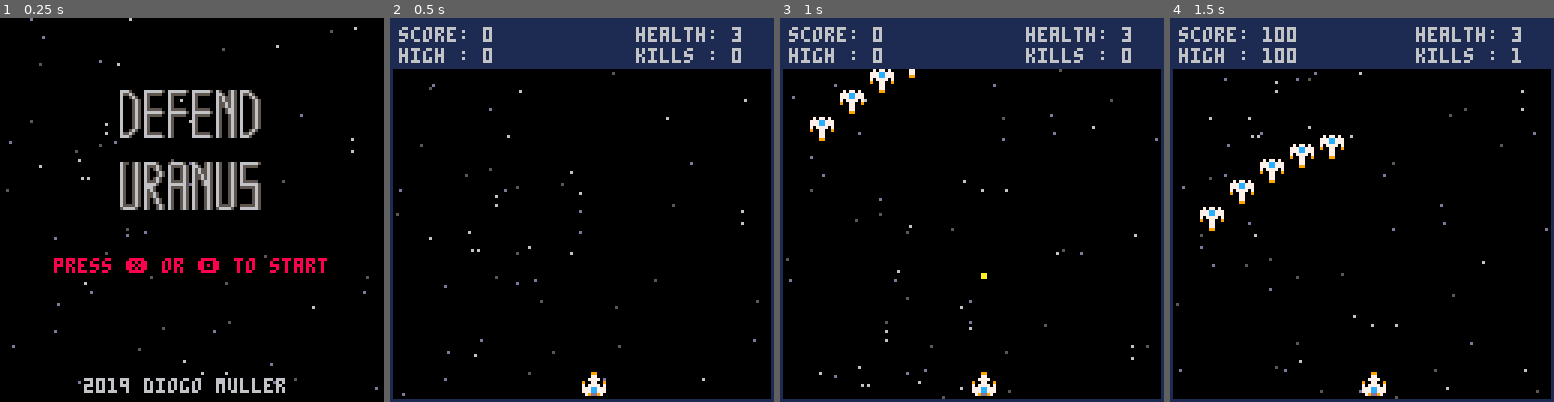
Above: before the commit, frames 1-4 (left to right).
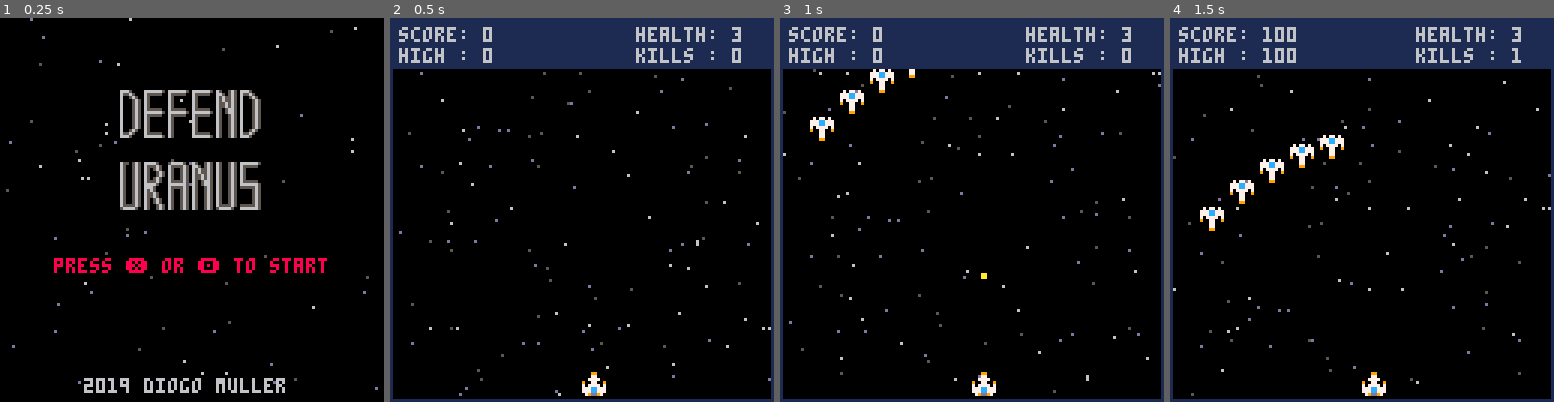
Above: after the commit, the same moments.

Repository: DioMuller/pico-8
Game: PICO-8 cartridge spaceship.p8
Same seed, same stepped clock (60 frames per second), same inputs: the game is played once before the commit and once after it.
Inputs:
- Up to frame 1 (0.25 s): no input
- Up to frame 2 (0.5 s): tap X (X key) at 0.33 s
- Up to frame 3 (1 s): tap O (Z key) at 0.7 s
- Up to frame 4 (1.5 s): tap X (X key) at 1.07 s

Frame 1 is identical in both runs. In frame 2, 1.0% of the frame differs, in the area x 1-100%, y 14-99%; in frame 3, 1.0%, in the area x 0-100%, y 13-100%; in frame 4, 1.0%.

Commit message:
Bugfixes/Added level init.

Diff:
--- a/spaceship.p8
+++ b/spaceship.p8
@@ -18,6 +18,7 @@
 -- 8 = game over
 -- 9 = victory
 -- 10 = level 2
+-- 13 = level 3
 
 -------------------
 -- game state
@@ -58,7 +59,7 @@
 {
 	{
 		level = 1,
-		bgm = 5,
+		bgm = 13,
 		waves =
 		{
 			{enemy_type=1,count=6,creation_pos=function(count) return count*10, (6-count)*(6-count) - 30 end},
@@ -71,7 +72,10 @@
 			{enemy_type=4,count=1,creation_pos=function(count) return 4, -30 end},
 			{enemy_type=5,count=1,creation_pos=function(count) return 4, -30 end}
 		},
-		background = 0
+		background = 0,
+		init=function()
+			create_stars(128)
+		end
 	}
 }
 
@@ -537,7 +541,10 @@
 	else
 		-- bgm
 		music(levels[level].bgm)
-		sfx(16)
+
+		-- particles
+		particles = {}
+		levels[level].init()
 
 		-- background
 		background = levels[level].background
